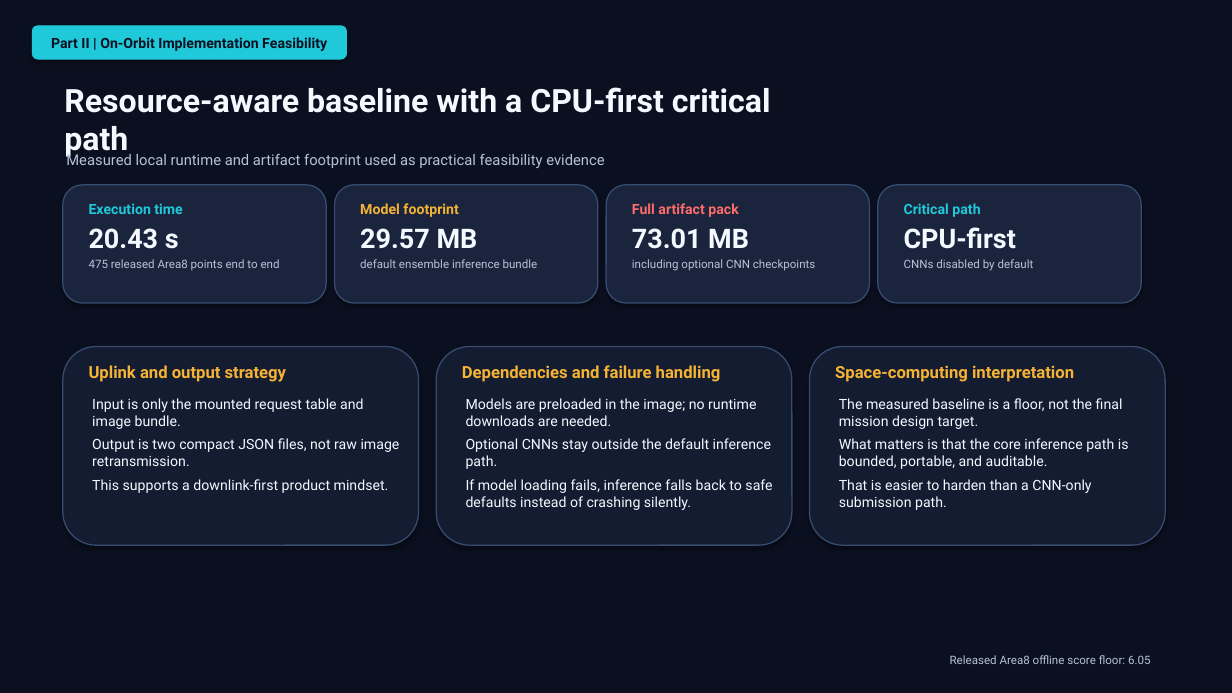
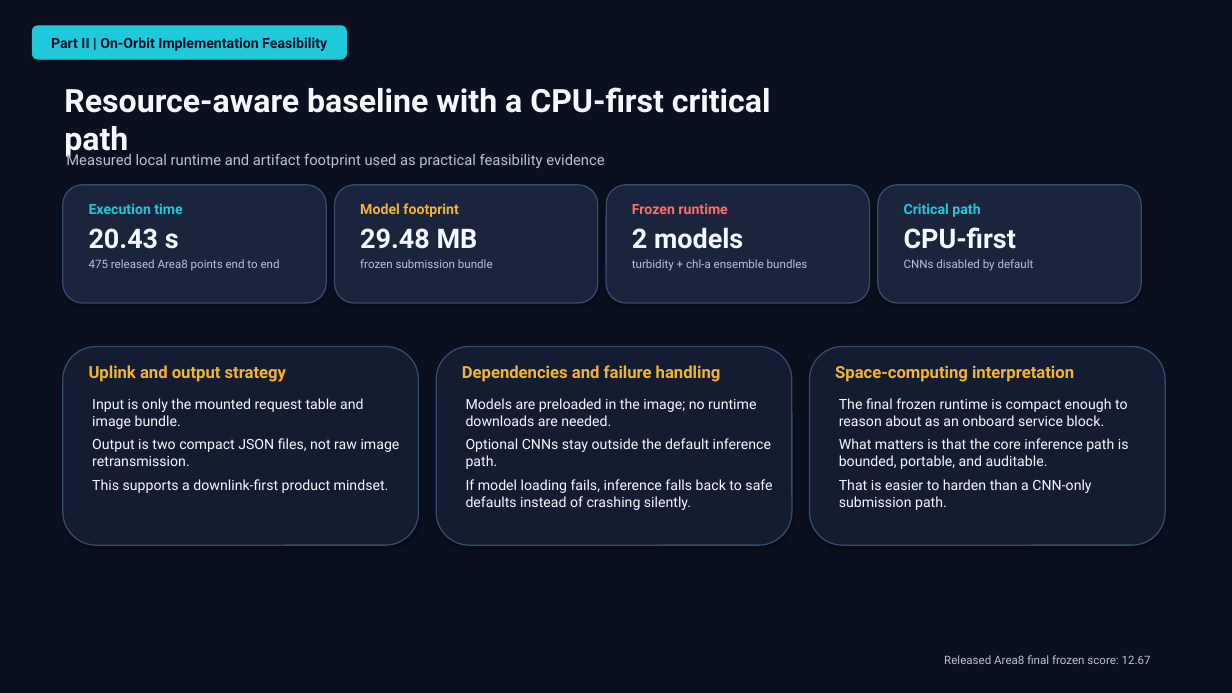
Before and after one commit to BrownAssassin/HydroSat-Systems-Finals, a slide deck: slide 3 of Hydro Sat Systems_Arv Bali_baliarv21@gmail.com/hydrosat_best_technical_proposal.pptx. Drawn at 1232x693 pixels with LibreOffice and Linux fonts; fonts in the diff are those of the drawing. Boxes give left, top, right and bottom in pixels: in the first picture for what was removed or moved away, otherwise in the second. Text is boxed around its words. In the diff, an @@ line names an element or a change of style, - is before the commit and + after.

```diff
--- a/Hydro Sat Systems_Arv Bali_baliarv21@gmail.com/hydrosat_best_technical_proposal.pptx
+++ b/Hydro Sat Systems_Arv Bali_baliarv21@gmail.com/hydrosat_best_technical_proposal.pptx
@@ text at [632, 203, 808, 271]: text changed @@
-Full artifact pack
-73.01 MB
-including optional CNN checkpoints
+Frozen runtime
+2 models
+turbidity + chl-a ensemble bundles
@@ text at [360, 228, 493, 268]: text changed @@
-29.57 MB
-default ensemble inference bundle
+29.48 MB
+frozen submission bundle
@@ text at [839, 398, 1128, 426]: text changed @@
-The measured baseline is a floor, not the final mission design target.
+The final frozen runtime is compact enough to reason about as an onboard service block.
@@ text at [944, 655, 1151, 664]: text changed @@
-Released Area8 offline score floor: 6.05
+Released Area8 final frozen score: 12.67
```
Also in this commit, not shown: 3 other slides changed, 24 other files.
